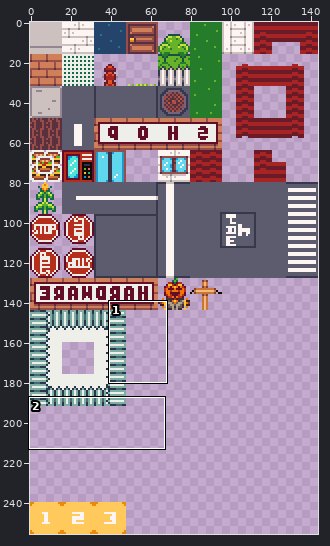
One commit to this sprite sheet: android/assets/maps/tilemap.png. Above: a wide view before the commit, with the close-up outlined.
Close-up. Before the commit:
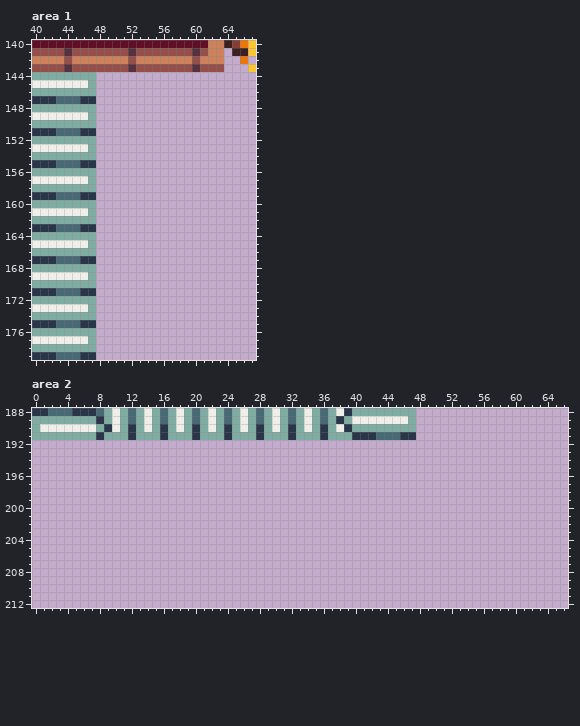
The file is 144x256 pixels. Shown: area 1: x 40..67, y 140..179; area 2: x 0..66, y 188..212.
Once edited:
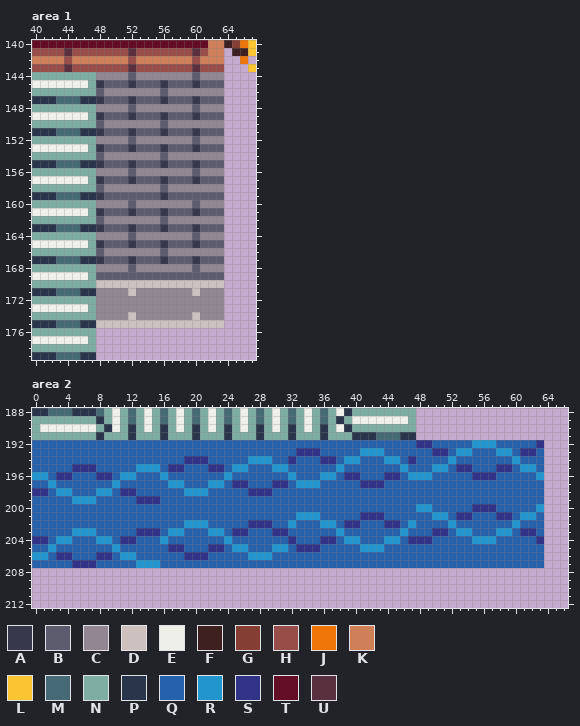
Palette (. is transparent): A #38384c  B #5d5b6e  C #918692  D #ccc1be  E #efefe9  F #3e2020  G #853e33  H #974e49  J #f07508  K #d08058  L #fbc531  M #456975  N #7eaea3  P #28354a  Q #2662ab  R #2096cd  S #303386  T #630d26  U #5a303f
Diff:
--- area 1
@@ x 40..67 @@
 143 HHHHUHHHHHHHUHHHHHHHUHHH...L
-144 NNNNNNNN....................
-145 EEEEEEEN....................
-146 NNNNNNNN....................
-147 PPPMMMPP....................
-148 NNNNNNNN....................
-149 EEEEEEEN....................
-150 NNNNNNNN....................
-151 PPPMMMPP....................
-152 NNNNNNNN....................
-153 EEEEEEEN....................
-154 NNNNNNNN....................
-155 PPPMMMPP....................
-156 NNNNNNNN....................
-157 EEEEEEEN....................
-158 NNNNNNNN....................
-159 PPPMMMPP....................
-160 NNNNNNNN....................
-161 EEEEEEEN....................
-162 NNNNNNNN....................
-163 PPPMMMPP....................
-164 NNNNNNNN....................
-165 EEEEEEEN....................
-166 NNNNNNNN....................
-167 PPPMMMPP....................
-168 NNNNNNNN....................
-169 EEEEEEEN....................
-170 NNNNNNNN....................
-171 PPPMMMPP....................
-172 NNNNNNNN....................
-173 EEEEEEEN....................
-174 NNNNNNNN....................
-175 PPPMMMPP....................
+144 NNNNNNNNCCCCBCCCCCCCBCCC....
+145 EEEEEEENABBBABBBABBBABBB....
+146 NNNNNNNNBCCCCCCCBCCCCCCC....
+147 PPPMMMPPABBBABBBABBBABBB....
+148 NNNNNNNNCCCCBCCCCCCCBCCC....
+149 EEEEEEENABBBABBBABBBABBB....
+150 NNNNNNNNBCCCCCCCBCCCCCCC....
+151 PPPMMMPPABBBABBBABBBABBB....
+152 NNNNNNNNCCCCBCCCCCCCBCCC....
+153 EEEEEEENABBBABBBABBBABBB....
+154 NNNNNNNNBCCCCCCCBCCCCCCC....
+155 PPPMMMPPABBBABBBABBBABBB....
+156 NNNNNNNNCCCCBCCCCCCCBCCC....
+157 EEEEEEENABBBABBBABBBABBB....
+158 NNNNNNNNBCCCCCCCBCCCCCCC....
+159 PPPMMMPPABBBBBBBABBBBBBB....
+160 NNNNNNNNCCCCBCCCCCCCBCCC....
+161 EEEEEEENABBBABBBABBBABBB....
+162 NNNNNNNNBCCCCCCCBCCCCCCC....
+163 PPPMMMPPABBBABBBABBBABBB....
+164 NNNNNNNNCCCCBCCCCCCCBCCC....
+165 EEEEEEENABBBABBBABBBABBB....
+166 NNNNNNNNBCCCCCCCBCCCCCCC....
+167 PPPMMMPPABBBABBBABBBABBB....
+168 NNNNNNNNCCCCBCCCCCCCBCCC....
+169 EEEEEEENBBBBBBBBBBBBBBBB....
+170 NNNNNNNNDDDDDDDDDDDDDDDD....
+171 PPPMMMPPCCCCDCCCCCCCDCCC....
+172 NNNNNNNNCCCCCCCCCCCCCCCC....
+173 EEEEEEENCCCCCCCCCCCCCCCC....
+174 NNNNNNNNCCCCDCCCCCCCDCCC....
+175 PPPMMMPPDDDDDDDDDDDDDDDD....
 176 NNNNNNNN....................
--- area 2
@@ x 0..66 @@
 191 NNNNNNNNPNNNPNNNPNNNPNNNPNNNPNNNPNNNPNNNPPPMMMPP...................
-192 ...................................................................
-193 ...................................................................
-194 ...................................................................
-195 ...................................................................
-196 ...................................................................
-197 ...................................................................
-198 ...................................................................
-199 ...................................................................
-200 ...................................................................
-201 ...................................................................
-202 ...................................................................
-203 ...................................................................
-204 ...................................................................
-205 ...................................................................
-206 ...................................................................
-207 ...................................................................
+192 QQQQQQQQQQQQQQQQQQQQQQQQQQQQQQQQQQQQQQQQQQQQQQQQSSQQQQQRRRQQQQQS...
+193 QQQQQQQQQQQQQQQQQQQQQQQQQQQQQQQQQSSSQQQQQRRRQQQQQQSSQRRQQQRRQSSQ...
+194 QQQQQQQQQQQQQQQQQQQSSSQQQQQRRRQQSQQQSSQRRQQQRRQSQQQQRQQQQQQQRQQQ...
+195 QQQQQSSSQQQQQRRRQSSQQQSSQRRQQQRRQQQQQQRQQQQQQQRQQQRRQSSQQQSSQRRQ...
+196 RRQSSQQQSSQRRQQQRQQQQQQQRQQQQQQQRQQQRRQSSQQQSSQRRRQQQQQSSSQQQQQR...
+197 QQRQQQQQQQRQQQQQQRRQQQRRQSSQQQSSQRRRQQQQQSSSQQQQQQQQQQQQQQQQQQQQ...
+198 SSQRRQQQRRQSSQQQQQQRRRQQQQQSSSQQQQQQQQQQQQQQQQQQQQQQQQQQQQQQQQQQ...
+199 QQQQQRRRQQQQQSSSQQQQQQQQQQQQQQQQQQQQQQQQQQQQQQQQQQQQQQQQQQQQQQQQ...
+200 QQQQQQQQQQQQQQQQQQQQQQQQQQQQQQQQQQQQQQQQQQQQQQQQRRQQQQQSSSQQQQQR...
+201 QQQQQQQQQQQQQQQQQQQQQQQQQQQQQQQQQRRRQQQQQSSSQQQQQQRRQSSQQQSSQRRQ...
+202 QQQQQQQQQQQQQQQQQQQRRRQQQQQSSSQQRQQQRRQSSQQQSSQRQQQQRQQQQQQQRQQQ...
+203 QQQQQRRRQQQQQSSSQRRQQQRRQSSQQQSSQQQQQQRQQQQQQQRQQQSSQRRQQQRRQSSQ...
+204 SSQRRQQQRRQSSQQQRQQQQQQQRQQQQQQQSQQQSSQRRQQQRRQSSSQQQQQRRRQQQQQS...
+205 QQRQQQQQQQRQQQQQQSSQQQSSQRRQQQRRQSSSQQQQQRRRQQQQQQQQQQQQQQQQQQQQ...
+206 RRQSSQQQSSQRRQQQQQQSSSQQQQQRRRQQQQQQQQQQQQQQQQQQQQQQQQQQQQQQQQQQ...
+207 QQQQQSSSQQQQQRRRQQQQQQQQQQQQQQQQQQQQQQQQQQQQQQQQQQQQQQQQQQQQQQQQ...
 208 ...................................................................
Where, in picture pixels (left, top, right, bottom), the same in both close-ups:
added: (96, 72, 224, 328)
added: (32, 440, 544, 568)
